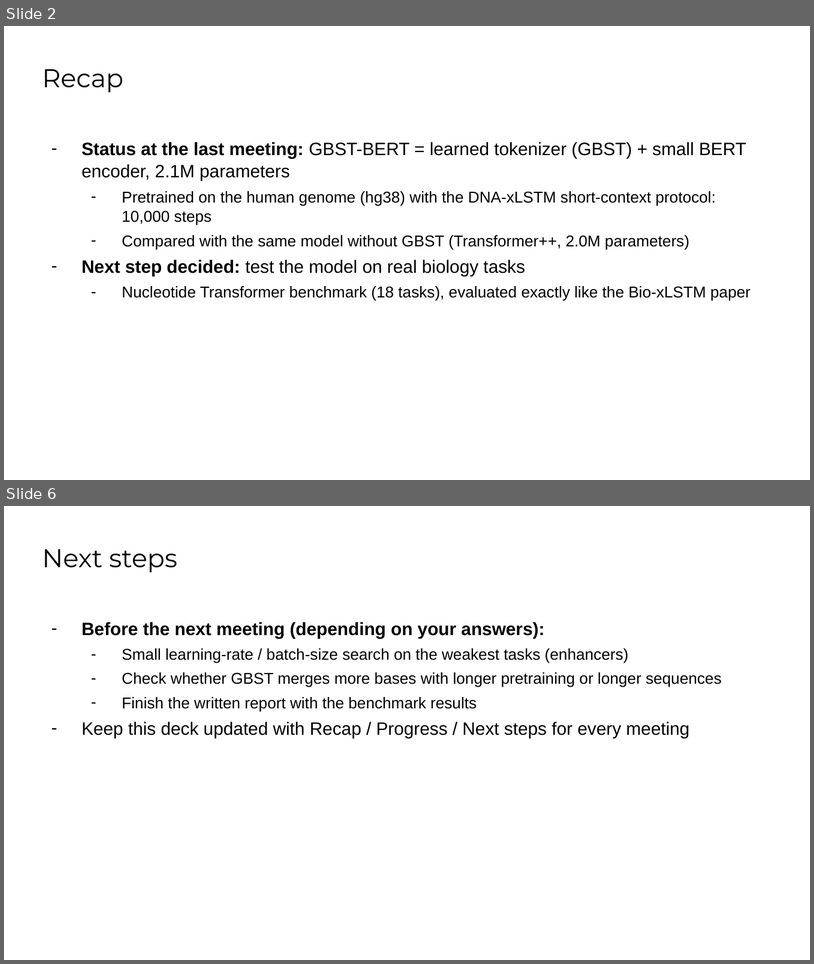
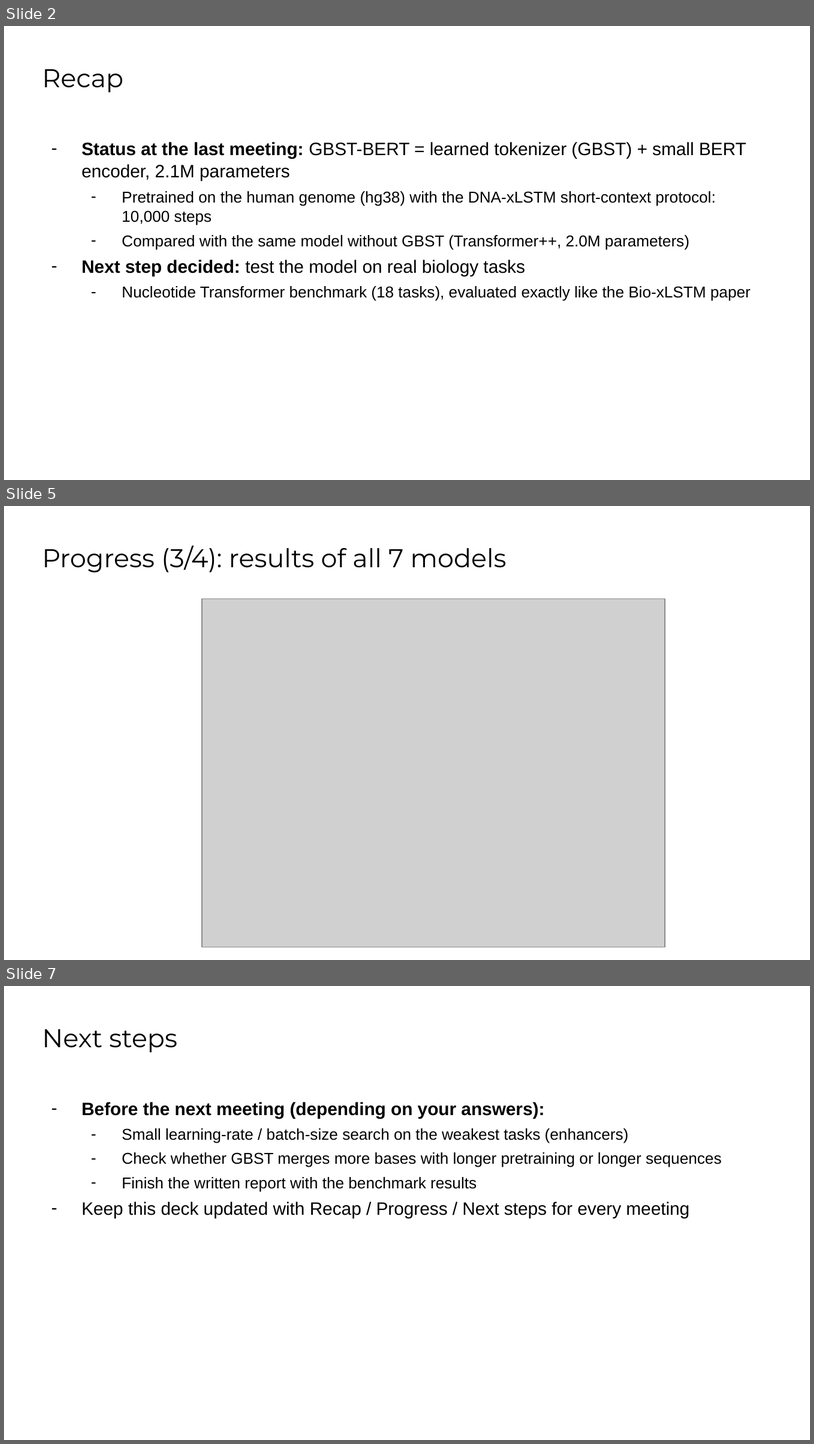
Before and after one commit to OMAR622-ai/dna-xlstm-charna, a slide deck: docs/meetings/2026-11_meeting/Progress_Meeting_Omar_Mohamed.pptx. Shown one above the other, each under a label of ours: slides 2 and 6 before the commit, slides 2, 5 and 7 after it; the slides between them are not shown. The pictures are 814x964 and 814x1444 pixels, drawn with LibreOffice and Linux fonts; fonts in the diff are those of the drawing; grey boxes stand for pictures; background and template pictures are left out. Boxes give left, top, right and bottom in pixels: in the first picture for what was removed or moved away, otherwise in the second. Text is boxed around its words. In the diff, an @@ line names an element or a change of style, - is before the commit and + after.

Commit message:
Meeting slides: add results table of all 7 models

```diff
--- a/docs/meetings/2026-11_meeting/Progress_Meeting_Omar_Mohamed.pptx
+++ b/docs/meetings/2026-11_meeting/Progress_Meeting_Omar_Mohamed.pptx
@@ slide 5 added at [4,506,810,960], background #FFFFFF @@
@@ title added at [42,546,507,573], 23 pt, text #000000 @@
+Progress (3/4): results of all 7 models
@@ picture added at [203,599,665,947] @@
@@ what was slide 6 is now slide 7 @@
```
Also in this commit, not shown: 3 slides changed, 2 other files.
